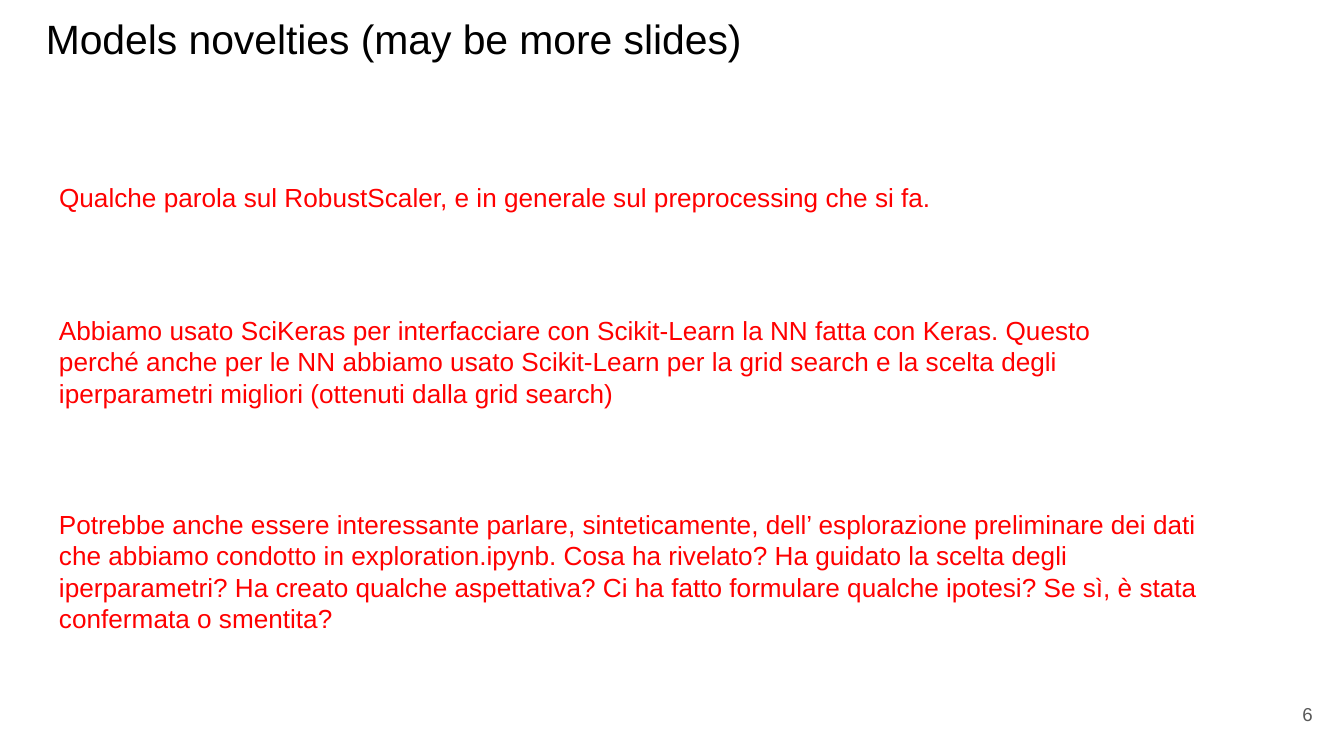
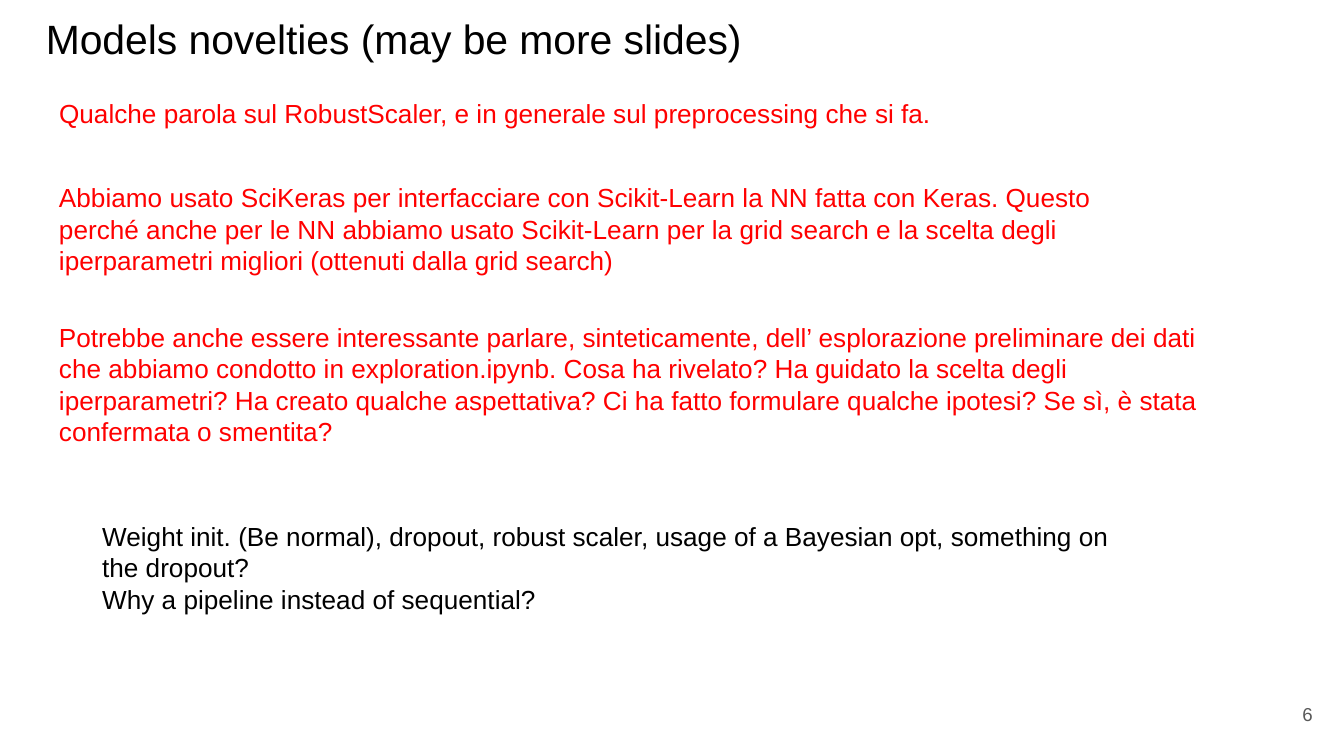
Before and after one commit to paolo-junior-mollica/machine-learning-project, a slide deck: slide 6 of relazione/ML-2023-PRJ-Slides-Demo.pptx. Drawn at 1344x756 pixels with LibreOffice and Linux fonts; fonts in the diff are those of the drawing. Boxes give left, top, right and bottom in pixels: in the first picture for what was removed or moved away, otherwise in the second. Text is boxed around its words. In the diff, an @@ line names an element or a change of style, - is before the commit and + after.

```diff
--- a/relazione/ML-2023-PRJ-Slides-Demo.pptx
+++ b/relazione/ML-2023-PRJ-Slides-Demo.pptx
@@ text "Qualche parola sul RobustScaler, e ...": place and size @@
-text "Qualche parola sul RobustScaler, e ..." at bbox=[59, 188, 930, 213]
+text "Qualche parola sul RobustScaler, e ..." at bbox=[59, 104, 930, 129]
@@ text "Abbiamo usato SciKeras per interfacciare ...": place and size @@
-text "Abbiamo usato SciKeras per interfacciare ..." at bbox=[59, 321, 1090, 408]
+text "Abbiamo usato SciKeras per interfacciare ..." at bbox=[59, 188, 1090, 276]
@@ text "Potrebbe anche essere interessante parlare, ...": place and size @@
-text "Potrebbe anche essere interessante parlare, ..." at bbox=[59, 515, 1197, 629]
+text "Potrebbe anche essere interessante parlare, ..." at bbox=[59, 328, 1197, 442]
@@ text added at bbox=[102, 527, 1108, 615], 14 pt, text #000000 @@
+Weight init. (Be normal), dropout, robust scaler, usage of a Bayesian opt, something on the dropout?
+Why a pipeline instead of sequential?
```
Also in this commit, not shown: 1 other slide changed.
